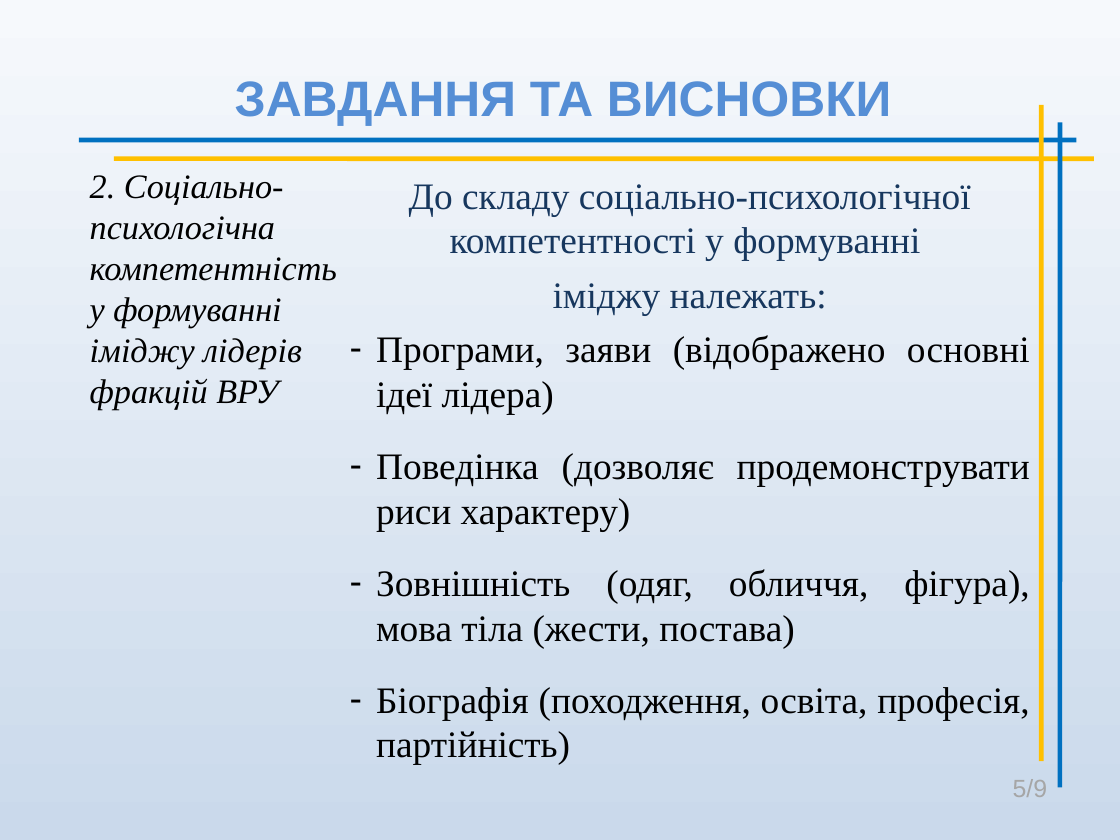
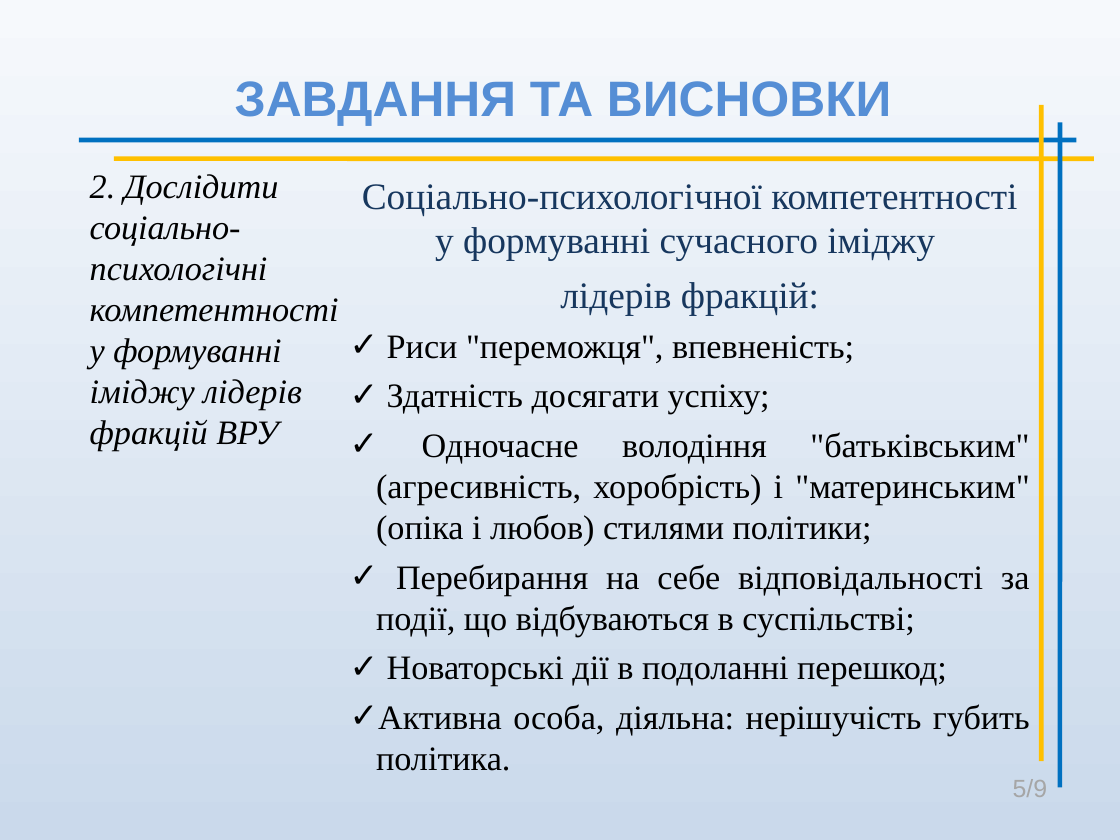
Before and after one commit to koliambrus/diploma, a slide deck: slide 5 of solomakhin.ppt. Drawn at 1120x840 pixels with LibreOffice and Linux fonts; fonts in the diff are those of the drawing. Boxes give left, top, right and bottom in pixels: in the first picture for what was removed or moved away, otherwise in the second. Text is boxed around its words. In the diff, an @@ line names an element or a change of style, - is before the commit and + after.

```diff
--- a/solomakhin.ppt
+++ b/solomakhin.ppt
@@ text at (x1=90, y1=174, x2=339, y2=451): text changed @@
-2. Соціально-психологічна компетентність у формуванні іміджу лідерів фракцій ВРУ
+2. Дослідити соціально-психологічні компетентності у формуванні іміджу лідерів фракцій ВРУ
@@ subtitle at (x1=362, y1=184, x2=1030, y2=771): text changed; size 24 to 22 pt @@
-До складу соціально-психологічної компетентності у формуванні
-іміджу належать:
-– Програми, заяви (відображено основні ідеї лідера)
-– Поведінка (дозволяє продемонструвати риси характеру)
-– Зовнішність (одяг, обличчя, фігура), мова тіла (жести, постава)
-– Біографія (походження, освіта, професія, партійність)
+Соціально-психологічної компетентності у формуванні сучасного іміджу
+лідерів фракцій:
+✓ Риси "переможця", впевненість;
+✓ Здатність досягати успіху;
+✓ Одночасне володіння "батьківським" (агресивність, хоробрість) і "материнським" (опіка і любов) стилями політики;
+✓ Перебирання на себе відповідальності за події, що відбуваються в суспільстві;
+✓ Новаторські дії в подоланні перешкод;
+✓ Активна особа, діяльна: нерішучість губить політика.
```
Also in this commit, not shown: 4 other slides changed, 2 other files.
